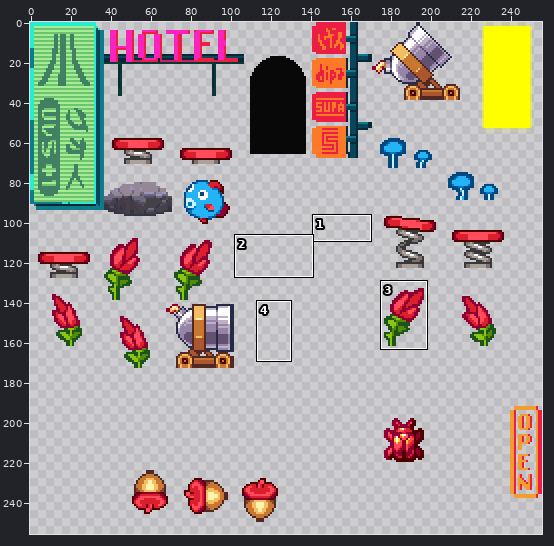
Two versions of one sprite sheet, images/shared-0-sheet5.png. Above, an overview of the earlier version with the close-up marked.
Close-up. Earlier state:
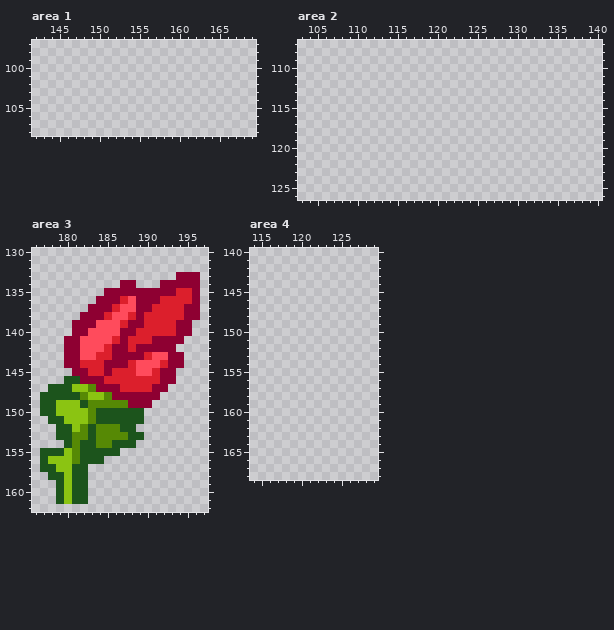
The file is 256x256 pixels. Pixels under 10% opacity are left out. Shown: area 1: x 142..169, y 97..108; area 2: x 103..140, y 107..126; area 3: x 176..197, y 130..162; area 4: x 114..129, y 140..168. The old version is drawn lined up with the new one. The commit also changed other parts of the picture, which this record leaves out.
New version:
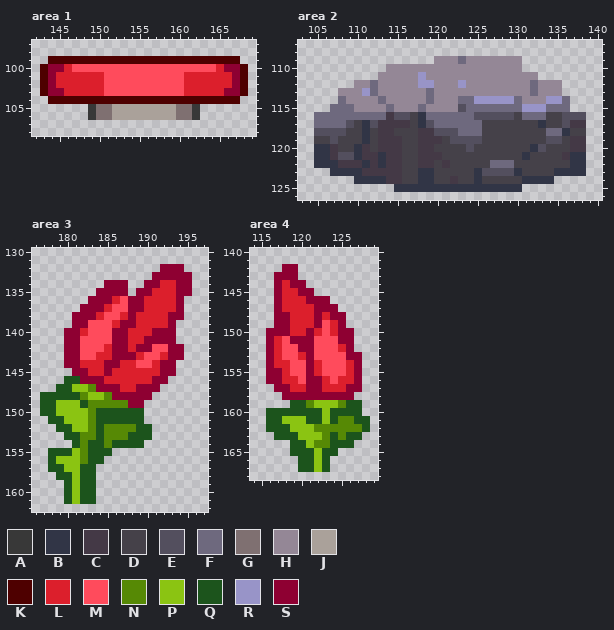
Palette (. is transparent): A #383838  B #313546  C #443946  D #454149  E #534f5e  F #6e697e  G #7f7071  H #948796  J #aaa19a  K #4e0000  L #dc1f2c  M #ff4b5c  N #568905  P #8bc412  Q #1c541c  R #9894c8  S #8e0032
Difference:
drawings rearranged on the sheet (the old picture shows each at its new place; 14 dropped ones are not shown)
Changed rows in their new state; - is an unchanged pixel.
Area 1:
first column x 143:
 99 -KKKKKKKKKKKKKKKKKKKKKKKK-
100 KSSLMMMMMMMMMMMMMMMMMMLSSK
101 KSLLLLLLMMMMMMMMMMLLLLLLSK
102 KSLLLLLLMMMMMMMMMMLLLLLLSK
103 KSSLLLLLMMMMMMMMMMLLLLLSSK
104 -KKKKKKKKKKKKKKKKKKKKKKKK-
105 ------AGGJJJJJJJJGGA------
106 ------AGGJJJJJJJJGGA------
Area 2:
first column x 105:
109 ---------------HHHFHHHHHHH--------
110 ---------HHHHHHHHHHHHHHHHH--------
111 --------HHHHHRHHHHHHHHHHHHHH------
112 -----HHFHHHHHRRHHHRHHHHHHHHFHHH---
113 ---HHHRFHHHHHHFHHHHHHHHHHHHFHHH---
114 ---FHHHHFHHHHHFHHHFFRRRRRFHHHRRF--
115 --FFFHHHHFHHHFHHHHEFFFFFFFRRRFFF--
116 FFFFFFFFFCEEDBFFFFFFEEEEEDFFFDDEEE
117 FFFFEDBECCCCDBEFFFFFFDDDDDDDBDDECC
118 EEEEDDBDCCDDDCCEEEFFFDDDDDDDDFFBDD
119 DDEDDDBDCCCDDCCCDEEEEDDDDDDDDEEDCC
120 BBCDDBCDCCCDDCCDDDDEDDDDDDDBEDDDCC
121 BBCEEBCCBCCDDCCCDDDDDDDDDDBDDDDCBB
122 BBBCCCBCBCCDDCCDCDDDDDFFFDDDDDDDBB
123 --BBBBCCCCCDDBBDDDDDBEEEEBDDDDBBBB
124 -----BBBBCCDDBBDDCDDBDDDDDBBBB----
125 ----------BBBBBBBBBBBBBBBB--------
Area 3:
first column x 177:
132 ---------------SSS--
133 --------------SSS--.
134 --------SS-.-SSLL--.
135 -------S---.--LLLSS.
136 ------S--LMS-LL--S..
137 -----S--LM-S-L---S..
138 ----S--LM-LSL---SS..
139 ------M--LS-L---S..-
140 ---S-L---S-L--SSS..-
141 ---------S---S---.--
142 --------------MM-S--
143 ------------LM-L----
144 ----------L---LS-.--
145 ------------LL------
146 --------------S-.---
147 -.----------SS-.----
148 --------------.-----
149 -------------.------
152 -----PNQ--NNQQ------
153 --.-Q-NQ-----Q------
154 ---.QN-Q----Q-------
155 .--QPN---.----------
156 .Q--PN--------------
157 .-Q-P-Q-------------
158 -.-QP-Q-------------
159 --.QP-Q-------------
160 --.QP-Q-------------
161 --.QP-Q-------------
Area 4:
first column x 116:
142 --SS---------
143 -SSS---------
144 -SLSS--------
145 -SLLSS-------
146 -SLLLSSS-----
147 -SLLLLSSS----
148 -SSLLLSLSS---
149 -SSLLLSMLS---
150 SSSLLSLMLSS--
151 SLMSSSMMMSS--
152 SLMMSSMMMLS--
153 SLMMLSMMMMSS-
154 SLLMMSLMMMLS-
155 SSLMMSLMMMLS-
156 SSLLMSSLMLLS-
157 -SSLLSSLLLSS-
158 --SSSSSSSSS--
159 ---QQNPPPNQQ-
160 QQQQQQQPQQQQ-
161 QQPPPQQPQNNQQ
162 QQQPPPNNNNNNQ
163 -QQQPPPNQNQQ-
164 ---QQPNNQQQ--
165 ---QQQPQQ----
166 ----QQPQ-----
167 ----QQPQ-----
